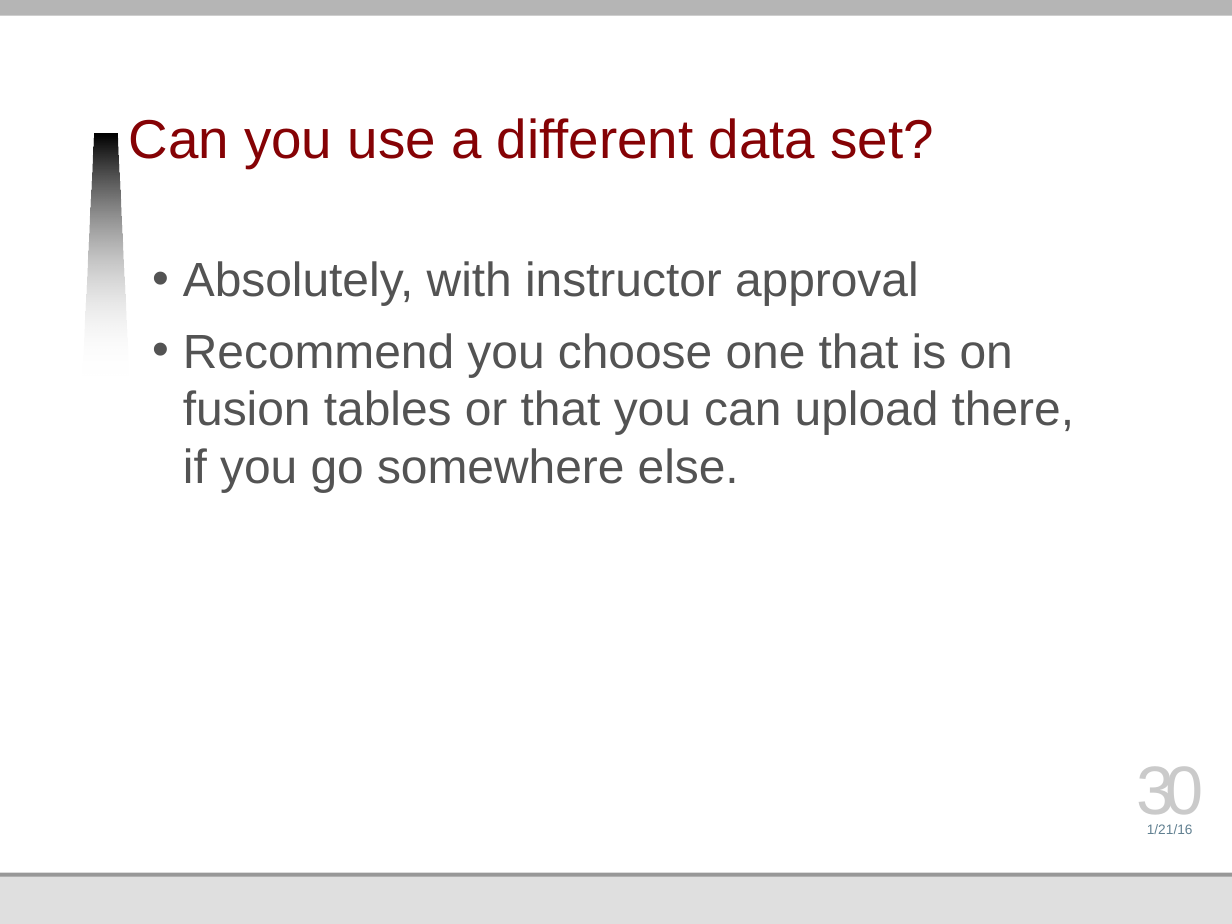
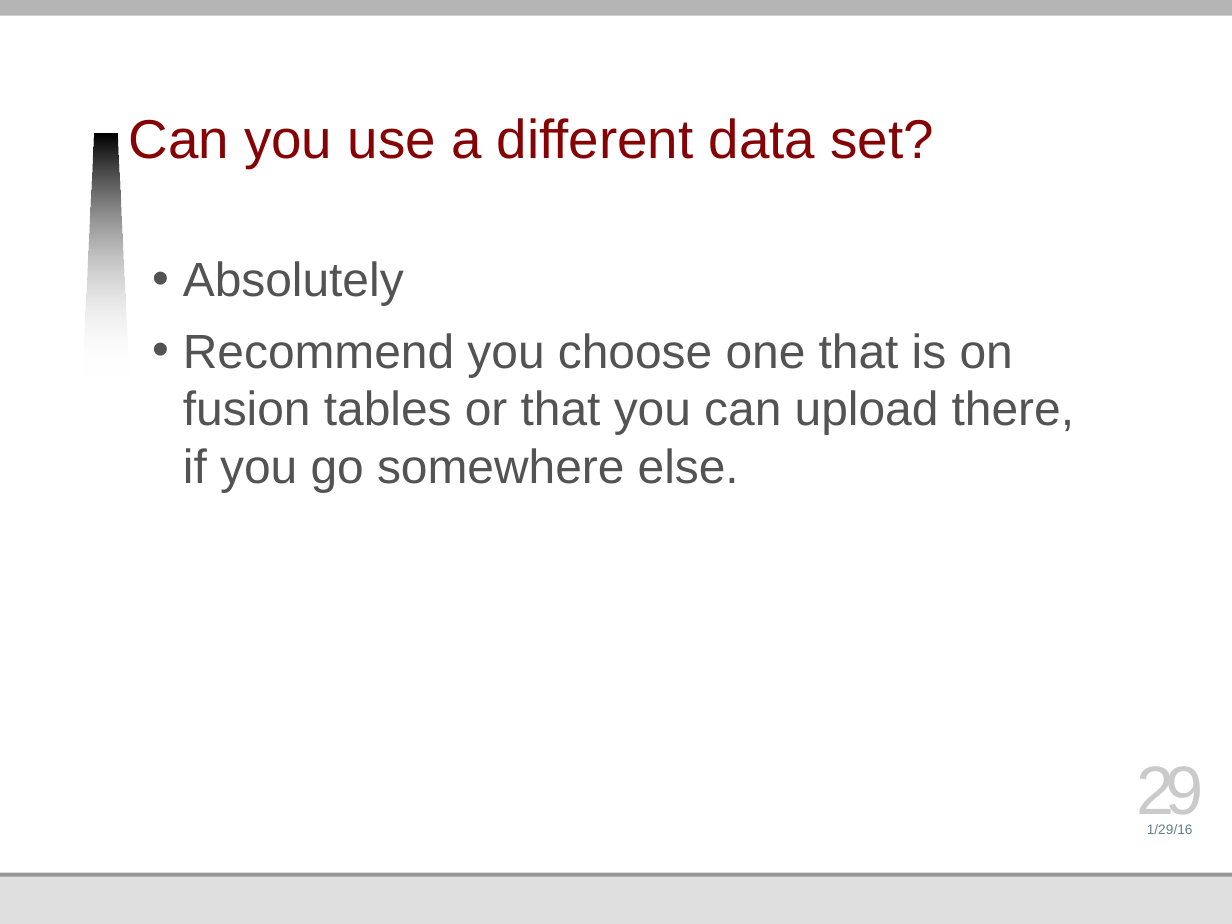
Before and after one commit to jmankoff/data, a slide deck: slide 29 of Lectures/Byte 2.pptx (slide 30 before the commit). Drawn at 1232x924 pixels with LibreOffice and Linux fonts; fonts in the diff are those of the drawing; background and template pictures are left out. Boxes give left, top, right and bottom in pixels: in the first picture for what was removed or moved away, otherwise in the second. Text is boxed around its words. In the diff, an @@ line names an element or a change of style, - is before the commit and + after.

Commit message:
updated lectures

```diff
--- a/Lectures/Byte 2.pptx
+++ b/Lectures/Byte 2.pptx
@@ text at <box>183,261,404,305</box>: text changed @@
-• Absolutely, with instructor approval
+• Absolutely
@@ page number at <box>1136,766,1204,827</box>: text changed @@
-30
+29
@@ text at <box>1147,824,1193,834</box>: text changed @@
-1/21/16
+1/29/16
```
Also in this commit, not shown: 27 other slides changed, 1 slide removed, 6 other files.
